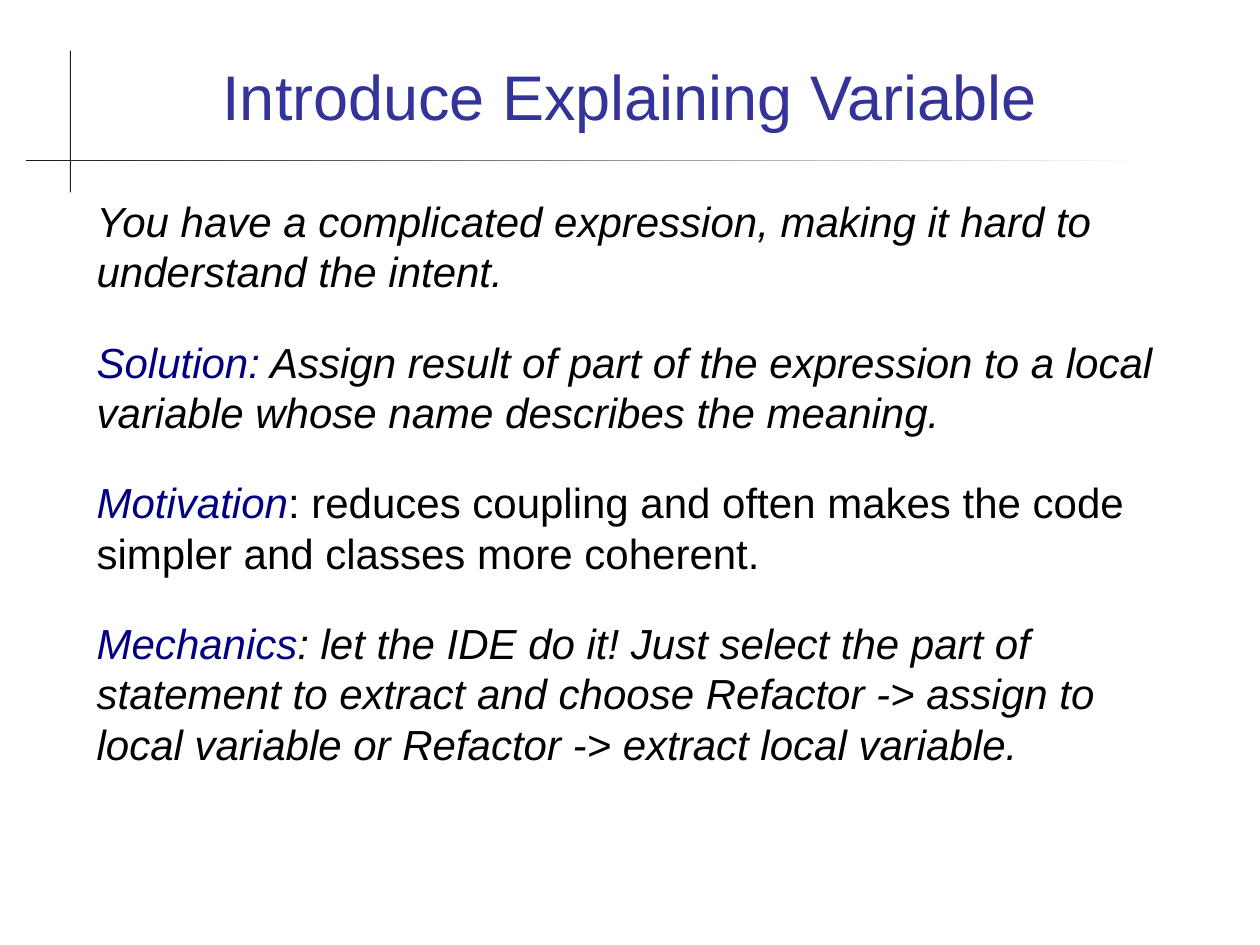
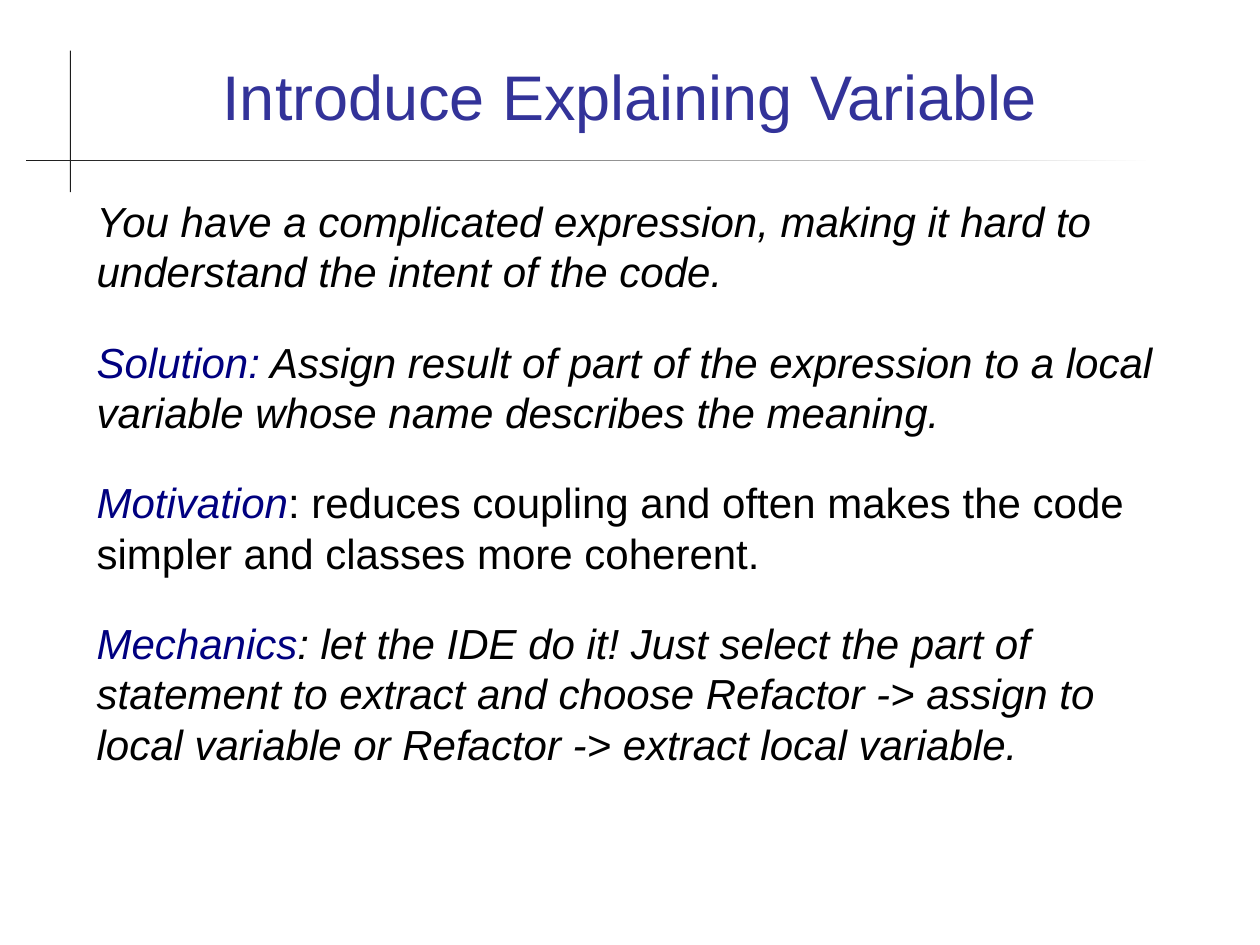
Before and after one commit to cpske/ISP, a slide deck: slide 7 of refactoring/Refactoring-Patterns.ppt. Drawn at 1260x945 pixels with LibreOffice and Linux fonts; fonts in the diff are those of the drawing. Boxes give left, top, right and bottom in pixels: in the first picture for what was removed or moved away, otherwise in the second. Text is boxed around its words. In the diff, an @@ line names an element or a change of style, - is before the commit and + after.

```diff
--- a/refactoring/Refactoring-Patterns.ppt
+++ b/refactoring/Refactoring-Patterns.ppt
@@ text at [97, 206, 1091, 288]: text changed @@
-You have a complicated expression, making it hard to understand the intent.
+You have a complicated expression, making it hard to understand the intent of the code.
```
Also in this commit, not shown: 2 other slides changed, 8 other files.
